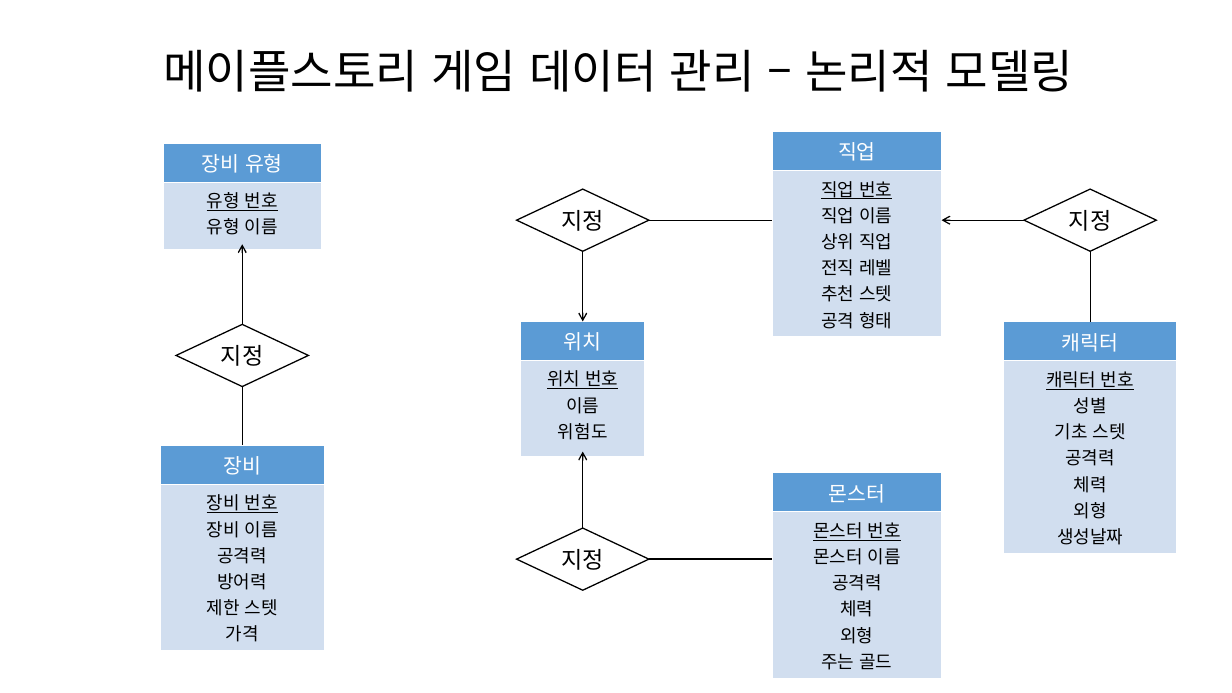
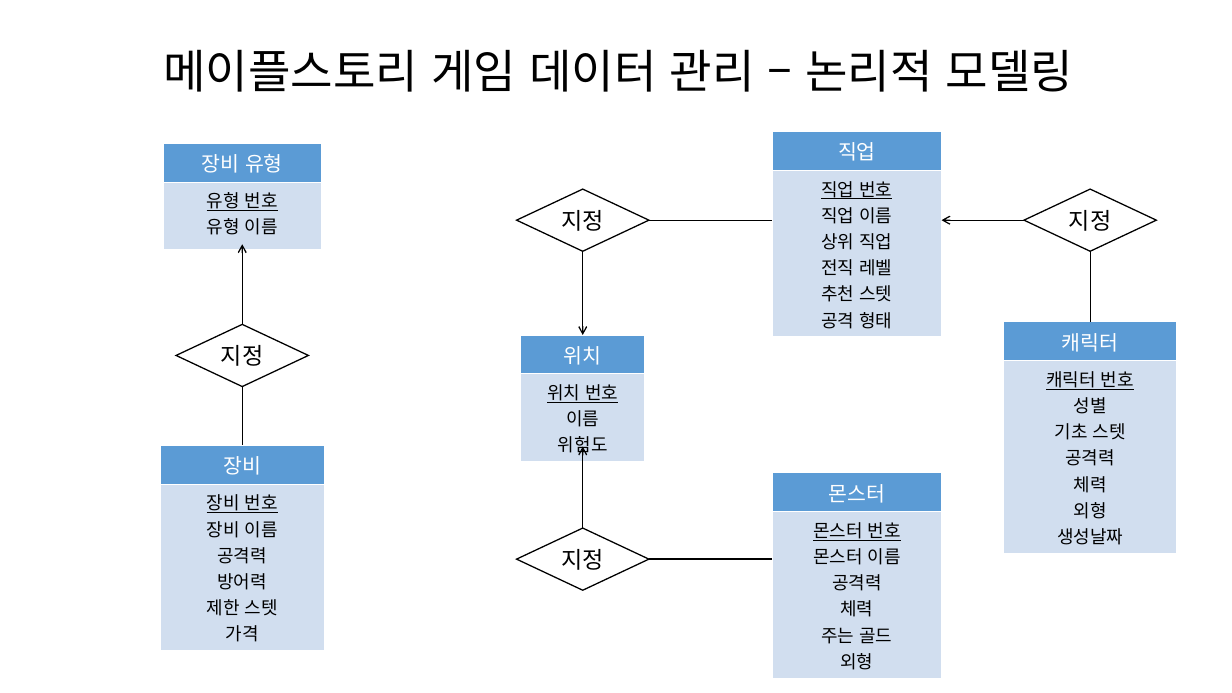
Before and after one commit to alstjr7437/Database_study, a slide deck: slide 2 of 프로젝트/er다이어그램.pptx. Drawn at 1232x693 pixels with LibreOffice and Linux fonts; fonts in the diff are those of the drawing. Boxes give left, top, right and bottom in pixels: in the first picture for what was removed or moved away, otherwise in the second. Text is boxed around its words. In the diff, an @@ line names an element or a change of style, - is before the commit and + after.

Commit message:
내용 수정

```diff
--- a/프로젝트/er다이어그램.pptx
+++ b/프로젝트/er다이어그램.pptx
@@ arrow moved from (583, 251) - (583, 322) to (583, 251) - (583, 335) @@
@@ table: place and size @@
-table at bbox=[521, 322, 645, 452]
+table at bbox=[521, 335, 645, 461]
@@ arrow moved from (583, 528) - (583, 452) to (583, 528) - (583, 446) @@
@@ table at bbox=[773, 473, 942, 674] @@
-row 2, column 1: 몬스터 번호 / 몬스터 이름 / 공격력 / 체력 / 외형 / 주는 골드
+row 2, column 1: 몬스터 번호 / 몬스터 이름 / 공격력 / 체력 / 주는 골드 / 외형
```
